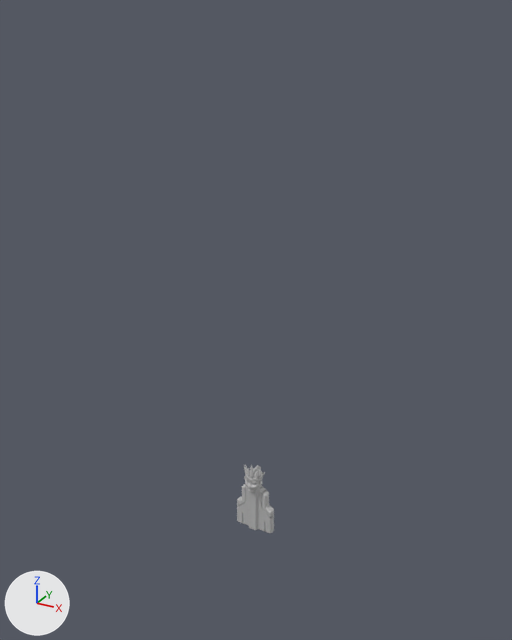
A saved change to the FBX model workers/unity/Assets/3D/Environment/Culture/StoneFace/StoneFace.fbx.
Before and after are seen from a 50 mm lens placed at (1.68, -3.04, 2.89), pointed at (0.01, -0.01, 1.37). Arrows for +X, +Y and +Z are at lower left; the lights stay in place. Where no turn or scale is listed for an object, it has been applied to the vertices.
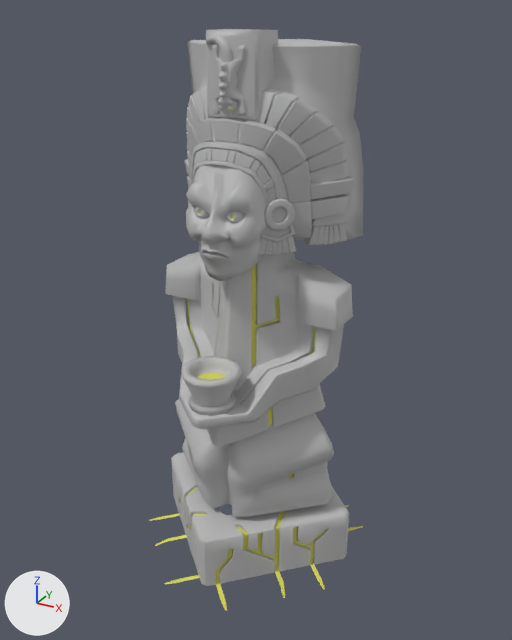
Patch to the scene script:
```diff
--- a/workers/unity/Assets/3D/Environment/Culture/StoneFace/StoneFace.fbx.py
+++ b/workers/unity/Assets/3D/Environment/Culture/StoneFace/StoneFace.fbx.py
@@ ob_pcube3 @@
-ob_pcube3 = bpy.data.objects.new('pCube3', me_mesh_009)
@@ ob_pcylinder1 @@
-ob_pcylinder1 = bpy.data.objects.new('pCylinder1', me_mesh_007)
@@ ob_mheadadrnment @@
+ob_mheadadrnment = bpy.data.objects.new('mHeadAdrnment', me_mesh_003_1)  # 24 vertices, 20 faces; spans x -0.135..0.135, y -0.131..0.159, z -0.186..0.186; in mat_lambert1 (grey #bcbcbc)
+ob_mheadadrnment.location = (0.0, -0.121, 2.614)
@@ ob_mface @@
+ob_mface = bpy.data.objects.new('mFace', me_mesh_002_1)  # 555 vertices, 544 faces; spans x -0.203..0.203, y -0.251..0.278, z -0.309..0.29; in mat_lambert1 (grey #bcbcbc)
+ob_mface.location = (0.0, -0.206, 2.018)
@@ ob_pcube5 @@
+ob_pcube5 = bpy.data.objects.new('pCube5', me_mesh_008_1)  # 146 vertices, 134 faces; spans x -0.088..0.083, y -0.083..0.089, z -0.142..0.043; in mat_lambert1 (grey #bcbcbc)
+ob_pcube5.location = (0.205, -0.169, 1.957)
@@ ob_meyel @@
+ob_meyel = bpy.data.objects.new('mEyeL', me_mesh_1)  # 65 vertices, 64 faces; spans x -0.044..0.044, y -0.0392..0.0169, z -0.044..0.044; in mat_lambert1 (grey #bcbcbc)
+ob_meyel.location = (-0.087, -0.333, 2.03)
@@ ob_msocket @@
+ob_msocket = bpy.data.objects.new('mSocket', me_mesh_017_1)  # 720 vertices, 532 faces; spans x -0.589..0.589, y -0.576..0.576, z -0.158..0.159; in mat_lambert1 (grey #bcbcbc)
+ob_msocket.location = (0.0, 0.0, 0.169)
@@ ob_meyel1 @@
+ob_meyel1 = bpy.data.objects.new('mEyeL1', me_mesh_001_1)  # 65 vertices, 64 faces; spans x -0.044..0.044, y -0.0392..0.0169, z -0.044..0.044; in mat_lambert1 (grey #bcbcbc)
+ob_meyel1.location = (0.087, -0.333, 2.03)
@@ ob_mbodymain @@
+ob_mbodymain = bpy.data.objects.new('mBodyMain', me_mesh_019_1)  # 832 vertices, 716 faces; spans x -0.51..0.51, y -0.59..0.42, z 0.33..1.88; in mat_lambert1 (grey #bcbcbc)
+ob_mbodymain.location = (0.0, 0.0, 0.0)
@@ ob_mbowlleyline @@
+ob_mbowlleyline = bpy.data.objects.new('mBowlLeyline', me_mesh_016_1)  # 27 vertices, 20 faces; spans x -0.087..0.087, y -0.087..0.087, z 0.0; in mat_leyline (yellow #dbdb58)
+ob_mbowlleyline.location = (0.0, -0.444, 1.215)
@@ ob_mlizard @@
+ob_mlizard = bpy.data.objects.new('mLizard', me_mesh_005_1)  # 352 vertices, 306 faces; spans x -0.119..0.083, y -0.077..0.028, z -0.169..0.17; in mat_lambert1 (grey #bcbcbc)
+ob_mlizard.location = (0.002, -0.236, 2.613)
@@ ob_mcrown @@
+ob_mcrown = bpy.data.objects.new('mCrown', me_mesh_004_1)  # 1010 vertices, 964 faces; spans x -0.497..0.497, y -0.016..0.85, z -0.296..0.649; in mat_lambert1 (grey #bcbcbc)
+ob_mcrown.location = (0.0, -0.322, 2.094)
@@ ob_mleylinebody @@
+ob_mleylinebody = bpy.data.objects.new('mLeylineBody', me_mesh_018_1)  # 378 vertices, 167 faces; spans x -0.59..0.59, y -0.67..0.67, z -0.93..0.93; in mat_leyline (yellow #dbdb58)
+ob_mleylinebody.location = (0.0, 0.0, 0.942)
@@ ob_mbowl @@
+ob_mbowl = bpy.data.objects.new('mBowl', me_mesh_015_1)  # 97 vertices, 96 faces; spans x -0.146..0.146, y -0.146..0.146, z -0.122..0.077; in mat_lambert1 (grey #bcbcbc)
+ob_mbowl.location = (0.0, -0.444, 1.199)
@@ ob_mear2 @@
+ob_mear2 = bpy.data.objects.new('mEar2', me_mesh_009_1)  # 75 vertices, 68 faces; spans x -0.085..0.063, y -0.063..0.085, z -0.075..0.075; in mat_lambert1 (grey #bcbcbc)
+ob_mear2.location = (0.232, -0.194, 2.021)
@@ ob_mear2_001 @@
+ob_mear2_001 = bpy.data.objects.new('mEar2.001', me_mesh_012_1)  # 75 vertices, 68 faces; spans x -0.063..0.085, y -0.063..0.085, z -0.075..0.075; in mat_lambert1 (grey #bcbcbc)
+ob_mear2_001.location = (-0.232, -0.194, 2.021)
@@ ob_pcube4 @@
+ob_pcube4 = bpy.data.objects.new('pCube4', me_mesh_010_1)  # 128 vertices, 114 faces; spans x -0.09..0.085, y -0.092..0.097, z -0.15..0.069; in mat_lambert1 (grey #bcbcbc)
+ob_pcube4.location = (0.364, 0.066, 1.975)
```

Changed parts and their boxes [x1, y1, x2, y2] in the pictures (512 x 640 px):
'mBodyMain', added
    after: [165, 252, 353, 517]
'mCrown', added
    after: [184, 39, 363, 240]
'mSocket', added
    after: [171, 452, 349, 586]
'mFace', added
    after: [186, 165, 267, 281]
'mHeadAdrnment', added
    after: [206, 29, 278, 122]
'mBowl', added
    after: [181, 356, 241, 416]
'mLeylineBody', added (yellow)
    after: [149, 264, 363, 611]
'mLizard', added
    after: [206, 35, 246, 118]
'pCylinder1', deleted
    before: [237, 466, 274, 533]
'pCube4', added
    after: [305, 213, 348, 245]
'pCube5', added
    after: [258, 223, 296, 255]
'mEar2', added
    after: [264, 198, 295, 231]
'pCube3', deleted
    before: [245, 468, 263, 493]
'mEyeL1', added
    after: [227, 211, 245, 223]
'mBowlLeyline', added
    after: [197, 372, 226, 380]
'mEyeL', added
    after: [195, 205, 210, 218]
